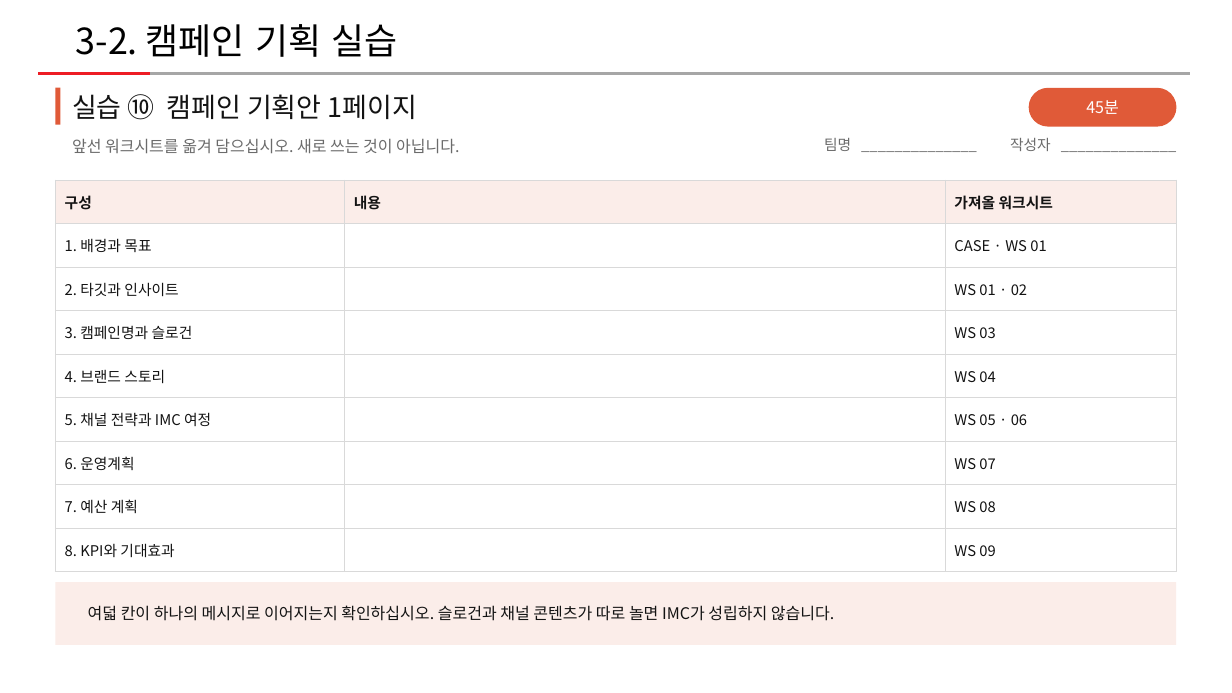
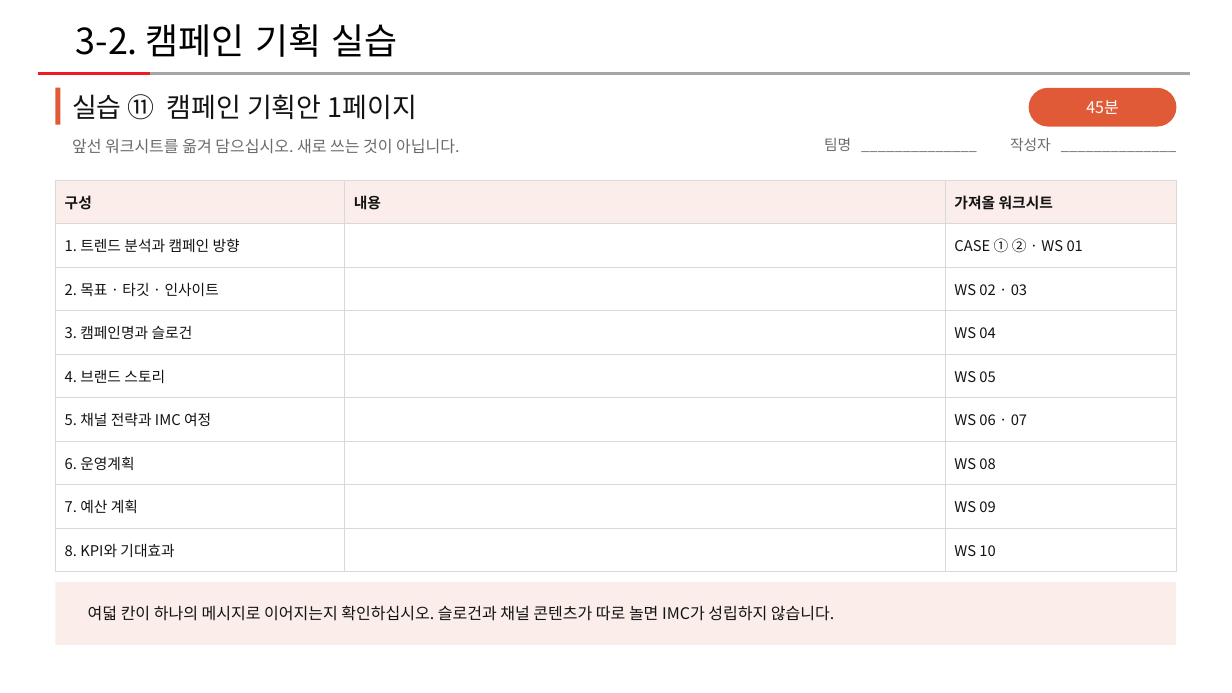
Before and after one commit to edupang79-crypto/alkom-marketing-game, a slide deck: slide 11 of templates/worksheet-3-2.pptx (slide 10 before the commit). Drawn at 1232x693 pixels with LibreOffice and Linux fonts; fonts in the diff are those of the drawing. Boxes give left, top, right and bottom in pixels: in the first picture for what was removed or moved away, otherwise in the second. Text is boxed around its words. In the diff, an @@ line names an element or a change of style, - is before the commit and + after.

```diff
--- a/templates/worksheet-3-2.pptx
+++ b/templates/worksheet-3-2.pptx
@@ text at (72, 94, 417, 120): text changed @@
-실습 ⑩ 캠페인 기획안 1페이지
+실습 ⑪ 캠페인 기획안 1페이지
@@ table at (55, 180, 1177, 572) @@
-row 2, column 1: 1. 배경과 목표
+row 2, column 1: 1. 트렌드 분석과 캠페인 방향
-row 2, column 3: CASE · WS 01
+row 2, column 3: CASE ① ② · WS 01
-row 3, column 1: 2. 타깃과 인사이트
+row 3, column 1: 2. 목표 · 타깃 · 인사이트
-row 3, column 3: WS 01 · 02
+row 3, column 3: WS 02 · 03
-row 4, column 3: WS 03
+row 4, column 3: WS 04
-row 5, column 3: WS 04
+row 5, column 3: WS 05
-row 6, column 3: WS 05 · 06
+row 6, column 3: WS 06 · 07
-row 7, column 3: WS 07
+row 7, column 3: WS 08
-row 8, column 3: WS 08
+row 8, column 3: WS 09
-row 9, column 3: WS 09
+row 9, column 3: WS 10
```
Also in this commit, not shown: 10 other slides changed, 1 slide added, 9 other files.
